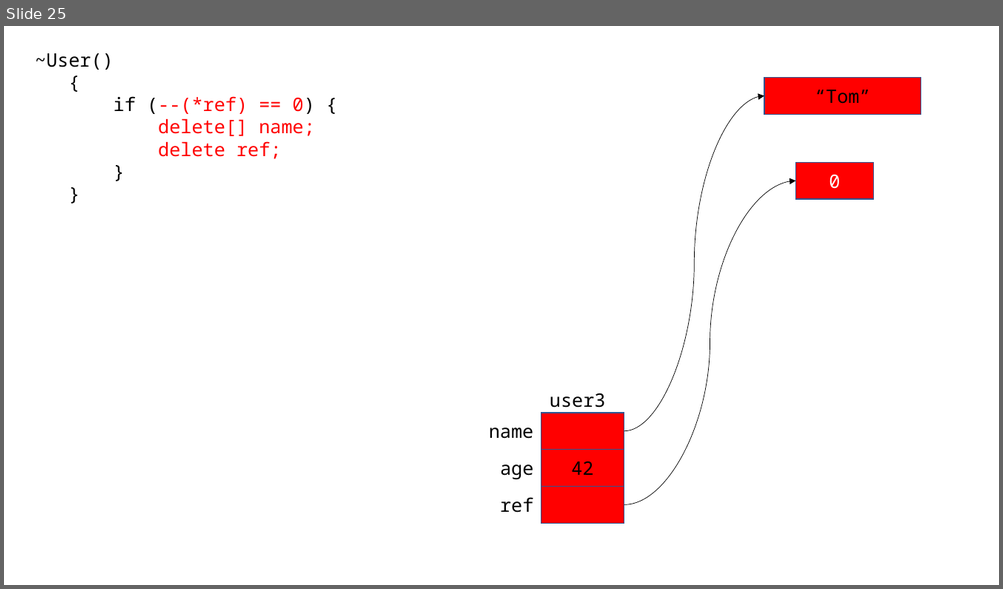
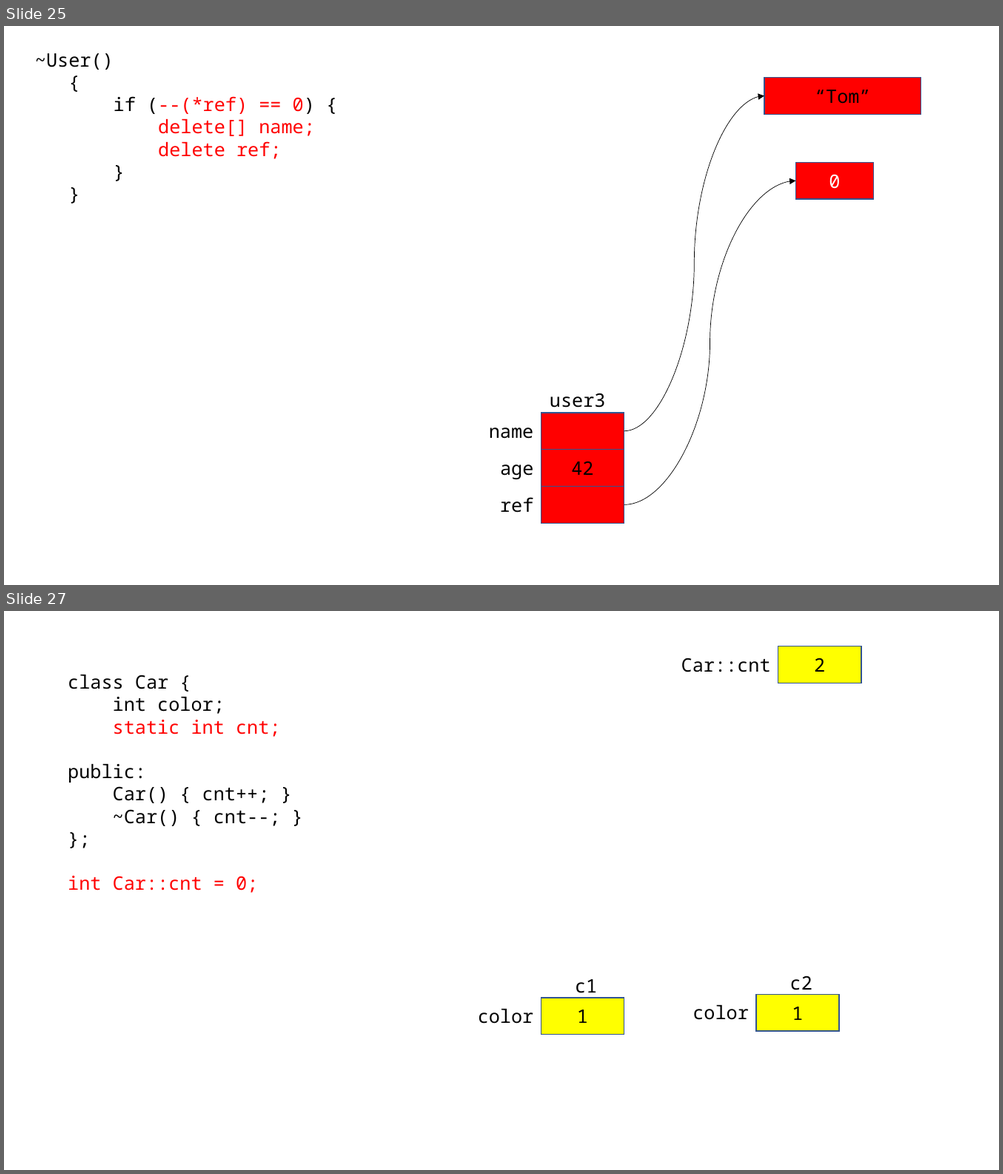
Before and after one commit to Mike7Chu/hyundai_230303, a slide deck: 230303.pptx. Shown one above the other, each under a label of ours: slide 25 before the commit, slides 25 and 27 after it; the slides between them are not shown. The pictures are 1003x589 and 1003x1174 pixels, drawn with LibreOffice and Linux fonts; fonts in the diff are those of the drawing. Boxes give left, top, right and bottom in pixels: in the first picture for what was removed or moved away, otherwise in the second. Text is boxed around its words. In the diff, an @@ line names an element or a change of style, - is before the commit and + after.

```diff
--- a/230303.pptx
+++ b/230303.pptx
@@ slide 27 added at (x1=4, y1=611, x2=999, y2=1170), background #FFFFFF @@
@@ rectangle added at (x1=778, y1=646, x2=860, y2=683), fill #FFFF00, outline #325491 1 pt, 18 pt, text #000000 @@
+2
@@ text added at (x1=68, y1=675, x2=281, y2=893), 18 pt, text #000000 @@
+class Car {
+int color;
+static int cnt;
+public:
+Car() { cnt++; }
+~Car() { cnt--; }
+};
+int Car::cnt = 0;
@@ text added at (x1=681, y1=658, x2=771, y2=672), 18 pt, text #000000 @@
+Car::cnt
@@ text added at (x1=575, y1=980, x2=597, y2=998), 18 pt, text #000000 @@
+c1
@@ text added at (x1=790, y1=976, x2=812, y2=991), 18 pt, text #000000 @@
+c2
@@ text added at (x1=478, y1=1009, x2=534, y2=1024), 18 pt, text #000000 @@
+color
@@ rectangle added at (x1=541, y1=998, x2=624, y2=1035), fill #FFFF00, outline #325491 1 pt, 18 pt, text #000000 @@
+1
@@ text added at (x1=692, y1=1005, x2=748, y2=1020), 18 pt, text #000000 @@
+color
@@ rectangle added at (x1=756, y1=994, x2=839, y2=1031), fill #FFFF00, outline #325491 1 pt, 18 pt, text #000000 @@
+1
```
Also in this commit, not shown: 1 other slide added, 1 other file.
